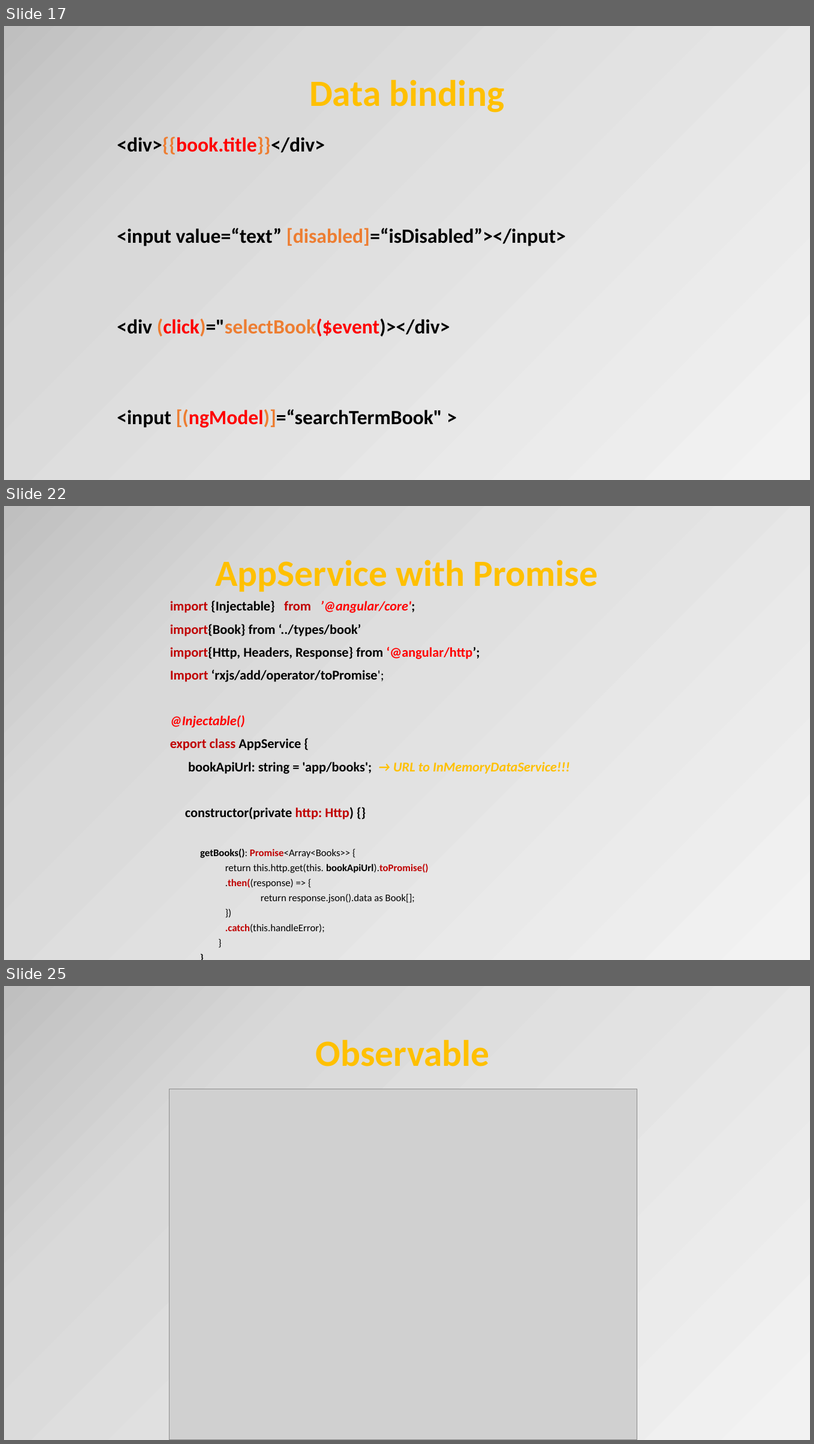
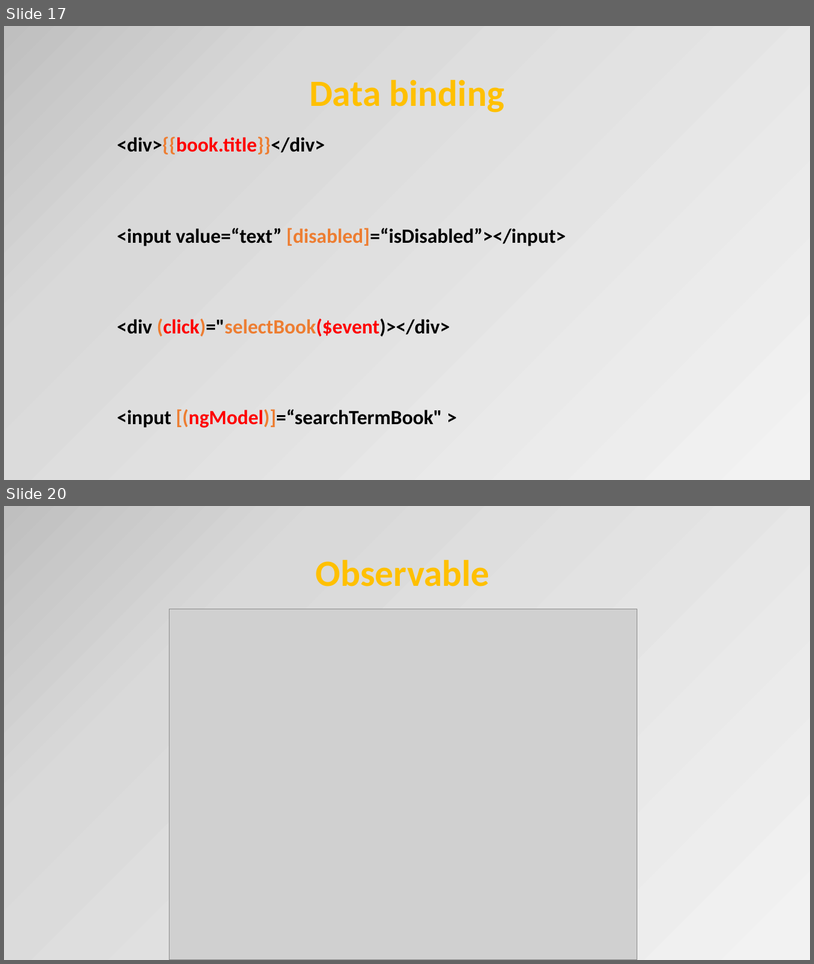
Before and after one commit to petereijgermans11/frontend-cursus, a slide deck: frontend-cursus/ 8 - Angular.pptx. Shown one above the other, each under a label of ours: slides 17, 22 and 25 before the commit, slides 17 and 20 after it; the slides between them are not shown. The pictures are 814x1444 and 814x964 pixels, drawn with LibreOffice and Linux fonts; fonts in the diff are those of the drawing; grey boxes stand for pictures. Boxes give left, top, right and bottom in pixels: in the first picture for what was removed or moved away, otherwise in the second. Text is boxed around its words. In the diff, an @@ line names an element or a change of style, - is before the commit and + after.

Commit message:
Angular PPT

```diff
--- a/frontend-cursus/ 8 - Angular.pptx
+++ b/frontend-cursus/ 8 - Angular.pptx
@@ slide 22 removed at (4, 506, 810, 960), background gradient #F2F2F2 to #D9D9D9 to #BFBFBF to #A6A6A6 @@
@@ title removed at (216, 559, 598, 592) @@
-AppService with Promise
@@ text removed at (170, 600, 570, 932) @@
-import {Injectable} from ’@angular/core';
-import{Book} from ‘../types/book’
-import{Http, Headers, Response} from ‘@angular/http’;
-Import ‘rxjs/add/operator/toPromise';
-@Injectable()
-export class AppService {
-bookApiUrl: string = 'app/books'; → URL to InMemoryDataService!!!
-constructor(private http: Http) {}
-  getBooks(): Promise<Array<Books>> {
-  return this.http.get(this. bookApiUrl).toPromise()
-  .then((response) => {
-  return response.json().data as Book[];
-  })
-  .catch(this.handleError);
-  }
-  }
@@ what was slide 25 is now slide 20 @@
```
Also in this commit, not shown: 9 slides changed, 2 slides added, 5 other slides removed, 1 other file.
